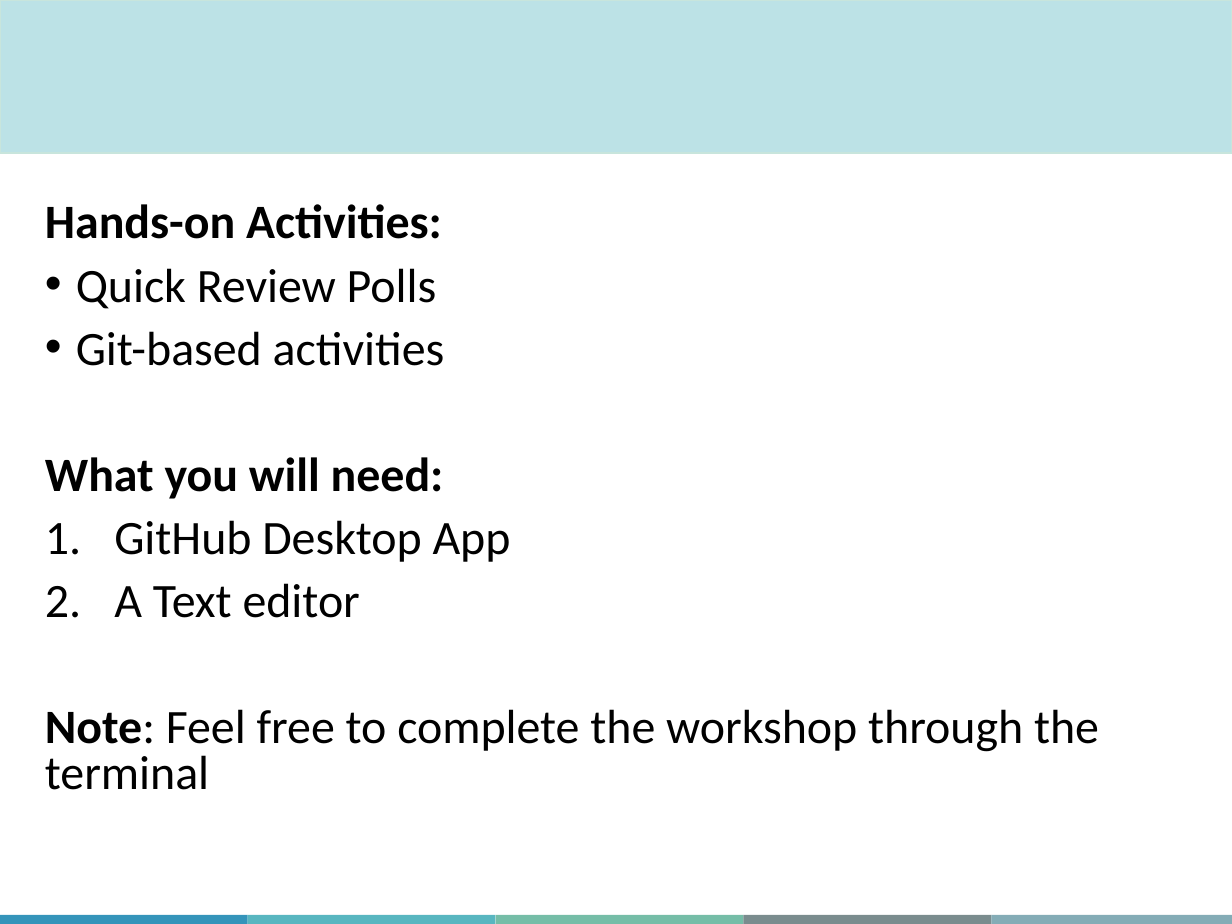
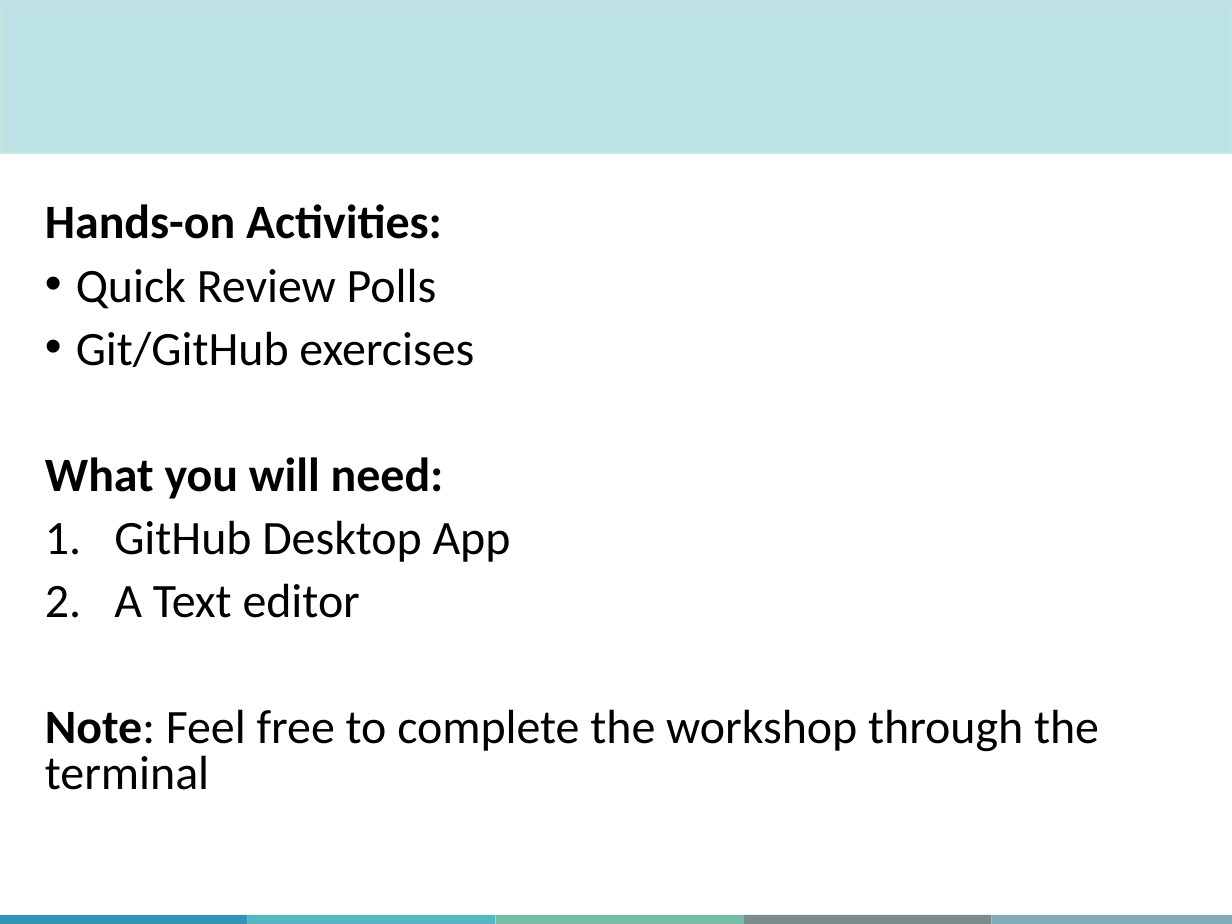
Before and after one commit to aosakwe/MiCM_IntroToGitHub, a slide deck: slide 4 of Slides/MiCM_GitHub_Workshop.pptx (slide 5 before the commit). Drawn at 1232x924 pixels with LibreOffice and Linux fonts; fonts in the diff are those of the drawing; background and template pictures are left out. Boxes give left, top, right and bottom in pixels: in the first picture for what was removed or moved away, otherwise in the second. Text is boxed around its words. In the diff, an @@ line names an element or a change of style, - is before the commit and + after.

```diff
--- a/Slides/MiCM_GitHub_Workshop.pptx
+++ b/Slides/MiCM_GitHub_Workshop.pptx
@@ text at (76,331,474,367): text changed @@
-• Git-based activities
+• Git/GitHub exercises
```
Also in this commit, not shown: 9 other slides changed, 2 slides added, 1 slide removed.
